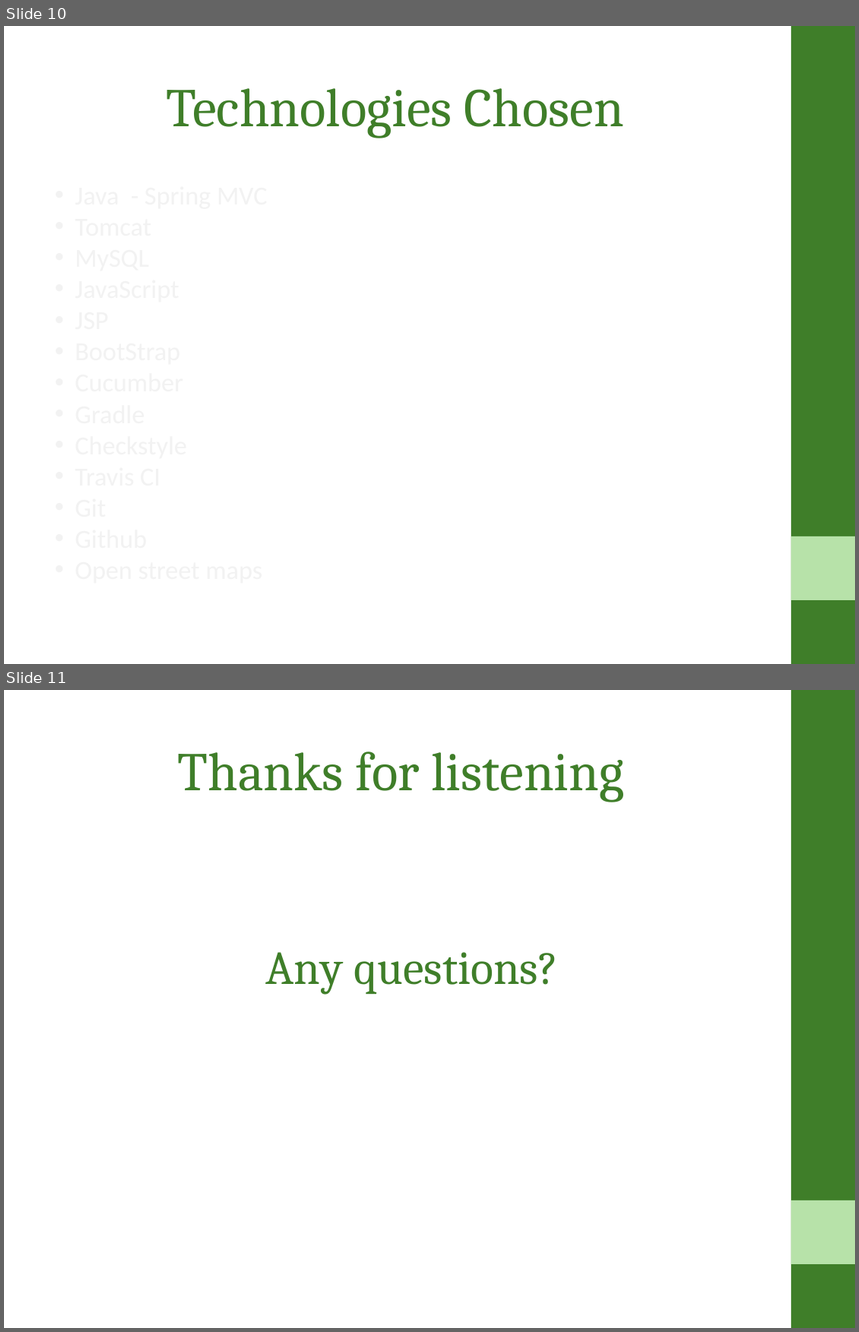
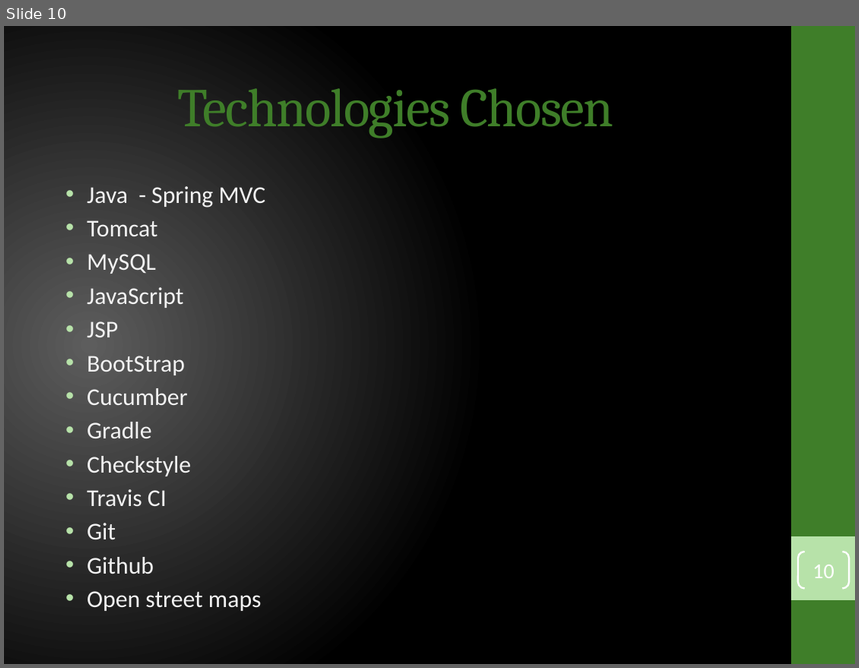
Before and after one commit to ahtif/FlatFinder, a slide deck: admin/presentation/Presentation for Flat Finder Application.pptx. Shown one above the other, each under a label of ours: slides 10 and 11 before the commit, slide 10 after it. The pictures are 859x1332 and 859x668 pixels, drawn with LibreOffice and Linux fonts; fonts in the diff are those of the drawing. Boxes give left, top, right and bottom in pixels: in the first picture for what was removed or moved away, otherwise in the second. Text is boxed around its words. In the diff, an @@ line names an element or a change of style, - is before the commit and + after.

Commit message:
Fixed colours

```diff
--- a/admin/presentation/Presentation for Flat Finder Application.pptx
+++ b/admin/presentation/Presentation for Flat Finder Application.pptx
@@ slide 11 removed at <box>4,690,855,1328</box>, background #FFFFFF; not listed: 2 template elements that a slide beside it also shows @@
@@ text removed at <box>178,752,625,802</box> @@
-Thanks for listening
@@ text removed at <box>266,952,558,995</box> @@
-Any questions?
@@ slide 10 changed as well @@
@@ background #FFFFFF to gradient #5E5E5E to #000000 @@
@@ title "Technologies Chosen" at <box>177,88,614,138</box>: letter spacing 0 to -1 pt @@
@@ text added at <box>87,186,266,611</box>, 20.4 pt, text #F2F2F2 @@
+• Java - Spring MVC
+• Tomcat
+• MySQL
+• JavaScript
+• JSP
+• BootStrap
+• Cucumber
+• Gradle
+• Checkstyle
+• Travis CI
+• Git
+• Github
+• Open street maps
@@ page number added at <box>798,552,849,588</box>, outline #FFFFFF 1.5 pt, 18 pt, text #FFFFFF @@
+10
```
Also in this commit, not shown: 9 other slides changed.
